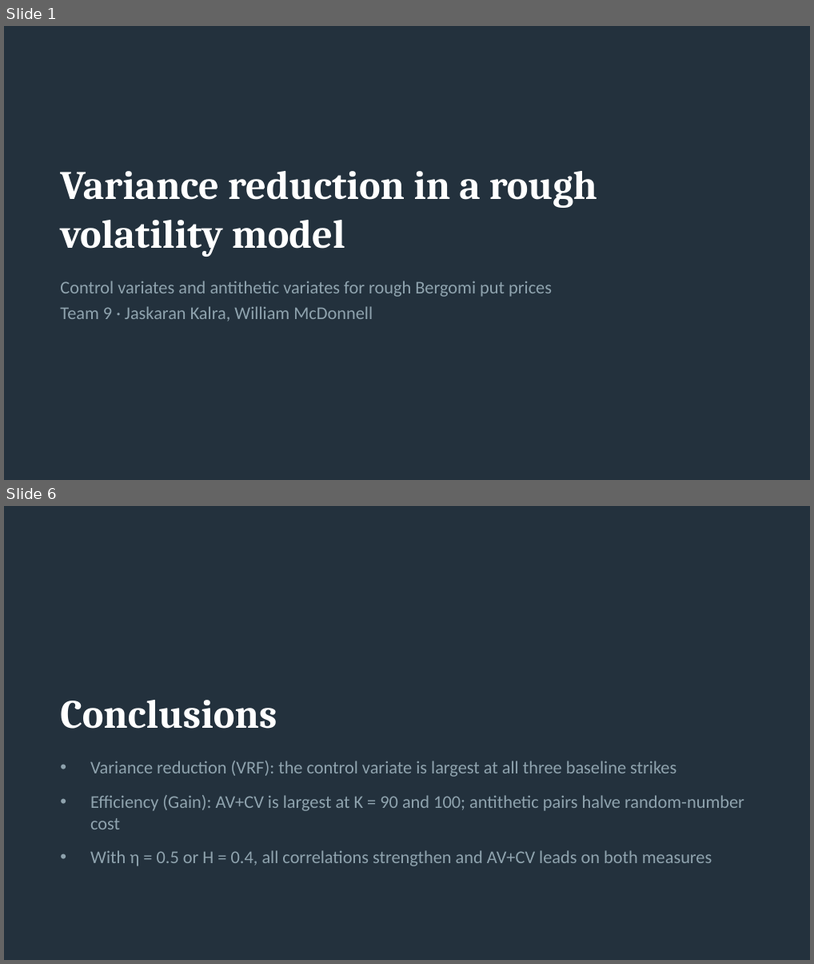
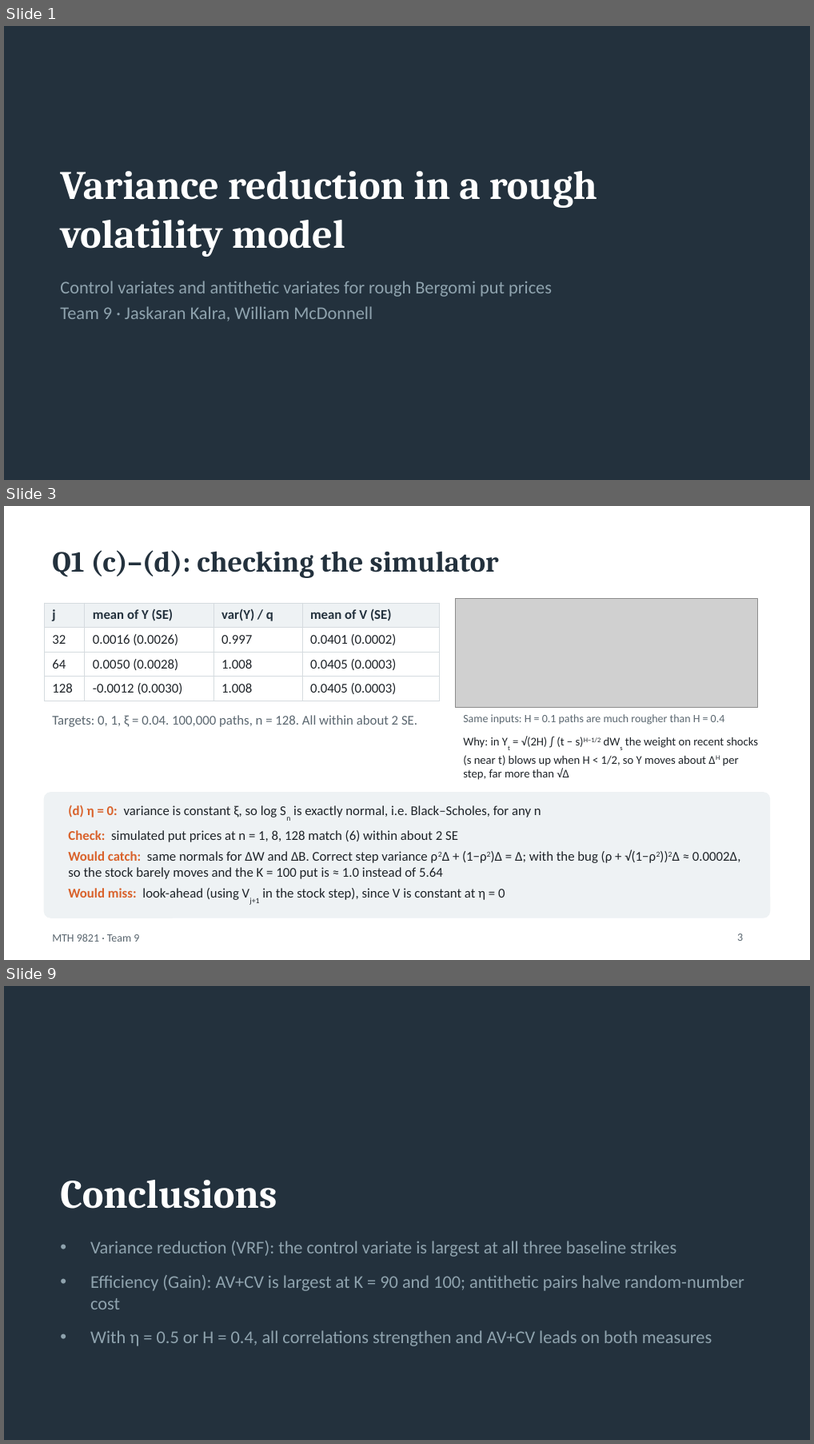
Before and after one commit to karan2615/MTH9821, a slide deck: hw2_slides.pptx. Shown one above the other, each under a label of ours: slides 1 and 6 before the commit, slides 1, 3 and 9 after it; the slides between them are not shown. The pictures are 814x964 and 814x1444 pixels, drawn with LibreOffice and Linux fonts; fonts in the diff are those of the drawing; grey boxes stand for pictures. Boxes give left, top, right and bottom in pixels: in the first picture for what was removed or moved away, otherwise in the second. Text is boxed around its words. In the diff, an @@ line names an element or a change of style, - is before the commit and + after.

```diff
--- a/hw2_slides.pptx
+++ b/hw2_slides.pptx
@@ slide 3 added at <box>4,506,810,960</box>, background #FFFFFF @@
@@ title added at <box>52,550,499,578</box>, 26 pt, text #23313D, bold @@
+Q1 (c)–(d): checking the simulator
@@ picture added at <box>455,599,758,708</box> @@
@@ table added at <box>44,603,439,697</box>, 4 rows, 4 columns @@
+j | mean of Y (SE) | var(Y) / q | mean of V (SE)
+32 | 0.0016 (0.0026) | 0.997 | 0.0401 (0.0002)
+64 | 0.0050 (0.0028) | 1.008 | 0.0405 (0.0003)
+128 | -0.0012 (0.0030) | 1.008 | 0.0405 (0.0003)
@@ text added at <box>52,715,418,727</box>, 12 pt, text #5B6770 @@
+Targets: 0, 1, ξ = 0.04. 100,000 paths, n = 128. All within about 2 SE.
@@ text added at <box>463,714,726,724</box>, 10 pt, text #5B6770 @@
+Same inputs: H = 0.1 paths are much rougher than H = 0.4
@@ text added at <box>463,736,758,780</box>, 10.5 pt, text #1E2328 @@
+Why: in Yt = √(2H) ∫ (t − s)H−1/2 dWs the weight on recent shocks (s near t) blows up when H < 1/2, so Y moves about ΔH per step, far more than √Δ
@@ rounded rectangle added at <box>44,792,770,917</box>, fill #EEF2F4, outline #EEF2F4 1 pt @@
@@ text added at <box>68,804,741,904</box>, 12 pt, text #1E2328 @@
+(d) η = 0: variance is constant ξ, so log Sn is exactly normal, i.e. Black–Scholes, for any n
+Check: simulated put prices at n = 1, 8, 128 match (6) within about 2 SE
+Would catch: same normals for ΔW and ΔB. Correct step variance ρ2Δ + (1−ρ2)Δ = Δ; with the bug (ρ + √(1−ρ2))2Δ ≈ 0.0002Δ, so the stock barely moves and the K = 100 put is ≈ 1.0 instead of 5.64
+Would miss: look-ahead (using Vj+1 in the stock step), since V is constant at η = 0
@@ text added at <box>52,933,139,941</box>, 10 pt, text #5B6770 @@
+MTH 9821 · Team 9
@@ page number added at <box>738,933,743,940</box>, 10 pt, text #5B6770 @@
+3
@@ what was slide 6 is now slide 9 @@
```
Also in this commit, not shown: 2 slides changed, 4 other slides added, 2 slides removed.
